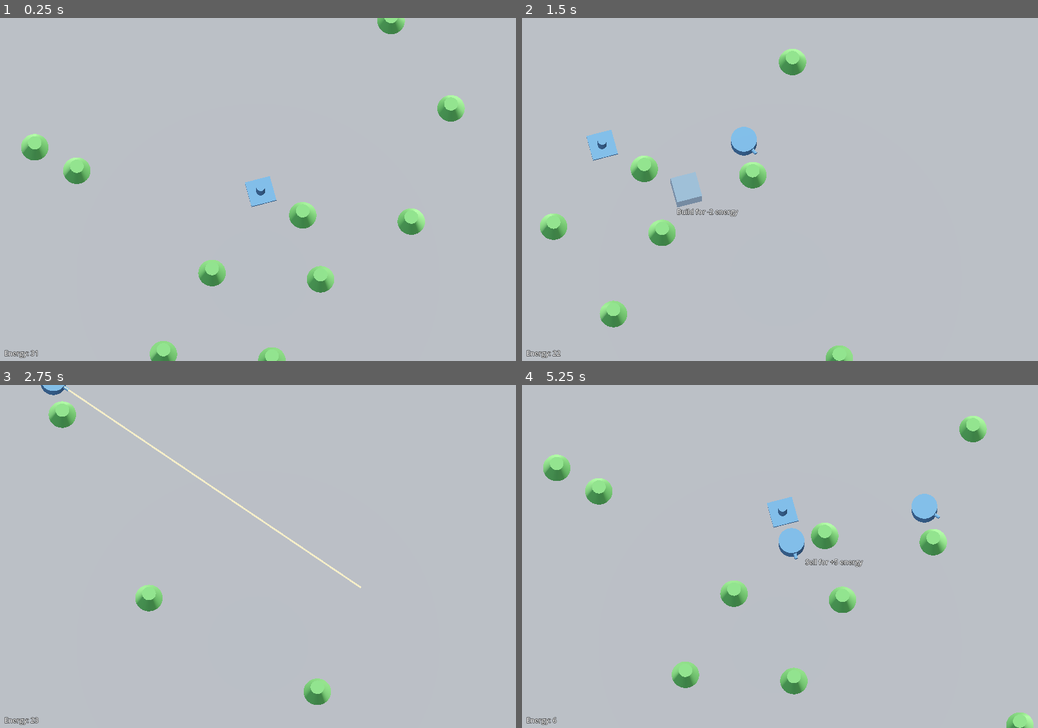
Above: before the commit, frames 1-4 (two rows, left to right).
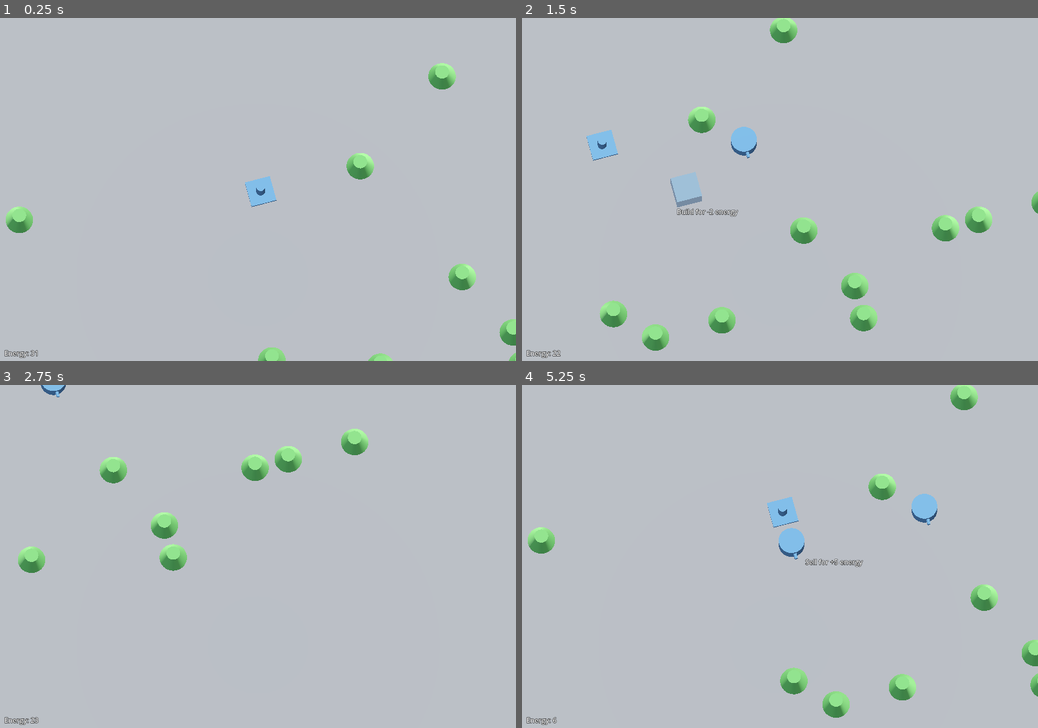
Above: after the commit, the same moments.

Repository: mcjohnalds/machine-extinction-event
Game: Godot game, scene res://main.tscn
Two runs of this game, one before a commit and one after it. Both use one fixed random seed, a clock stepped at 60 frames per second and the inputs below.
Inputs (mouse positions are in pixels of both pictures, inside the frame that each line leads up to):
- Up to frame 1 (0.25 s): no input
- Up to frame 2 (1.5 s): tap Enter at 0.5 s; move the mouse to (893, 172) at 0.52 s; hold D 0.53-1.28 s; tap 1 at 0.6 s; click (893, 172) at 0.67 s; move the mouse to (676, 206) at 1.27 s; hold S from 1.28 s (still down); tap 2 at 1.35 s
- Up to frame 3 (2.75 s): move the mouse to (309, 481) at 2.02 s; release S at 2.03 s; hold D from 2.03 s (still down); tap 3 at 2.1 s
- Up to frame 4 (5.25 s): move the mouse to (754, 625) at 2.77 s; release D at 2.78 s; hold W 2.78-3.53 s; tap one key every 0.75 s from 2.85 s: 1 2 3 1; click (754, 625) at 2.92 s; move the mouse to (934, 607) at 3.52 s; hold A 3.53-5.03 s; move the mouse to (625, 505) at 4.27 s; move the mouse to (805, 556) at 5.02 s; hold S from 5.03 s (still down); click (805, 556) at 5.17 s

The runs differ from the first frame. In frame 1, 4.3% of the frame differs, in the area x 1-100%, y 0-100%; in frame 2, 4.8%; in frame 3, 3.6%; in frame 4, 5.0%.

Commit message:
enemy spawning

Diff:
--- a/main.gd
+++ b/main.gd
@@ -1,6 +1,8 @@
 class_name Main extends Node3D
 
+const ENEMY_SPAWN_DISTANCE_FROM_PLAYER := 15.0
 const CAMERA_SPEED = 7.0
+const TURRET_RADIUS = 7.0
 enum BuildingType {TURRET, WALL, MINE, INVALID}
 const BUILDING_ENERGY_COST = {
 	BuildingType.TURRET: 10,
@@ -41,8 +43,8 @@
 	make_ghost_transparent()
 	start_enemy_spawn_loop()
 	start_energy_loop()
-	for row in range(-100, 100):
-		for col in range(-100, 100):
+	for row in range(-1000, 1000):
+		for col in range(-1000, 1000):
 			if randf() < 0.03 and (row != 0 or col != 0):
 				var uranium := uranium_scene.instantiate() as Node3D
 				uranium.position.x = row
@@ -147,7 +149,13 @@
 						< turret.position.distance_to(nearest_enemy.position)
 				):
 					nearest_enemy = enemy
-			if get_time() - turret.last_fired_at > 2.0:
+			if (
+				get_time() - turret.last_fired_at > 2.0
+				and (
+					nearest_enemy.position.distance_to(turret.position)
+					< TURRET_RADIUS
+				)
+			):
 				turret.last_fired_at = get_time()
 				add_tracer(turret, nearest_enemy)
 				nearest_enemy.queue_free()
@@ -188,16 +196,48 @@
 
 
 func start_enemy_spawn_loop() -> void:
-	var t := 2.0
+	var enemies_per_wave := 1.0
 	while true:
-		var enemy := enemy_scene.instantiate() as Node3D
-		enemy.position = Vector3(10.0, 0.0, 10.0)
-		enemy.position.x += randf_range(-3.0, 3.0)
-		enemy.position.z += randf_range(-3.0, 3.0)
-		enemies.add_child(enemy)
-		await get_tree().create_timer(t).timeout
-		t -= 0.03
-		t = maxf(t, 0.1)
+		var min_x := 0.0
+		var max_x := 0.0
+		var min_z := 0.0
+		var max_z := 0.0
+		for building: Node3D in buildings.get_children():
+			min_x = minf(min_x, building.position.x)
+			max_x = maxf(min_x, building.position.x)
+			min_z = minf(min_z, building.position.z)
+			max_z = maxf(min_z, building.position.z)
+		var cluster_position := Vector3.ZERO
+		match randi_range(0, 2):
+			0: # Top
+				cluster_position = Vector3(
+					randf_range(min_x, max_x),
+					0.0,
+					min_z - ENEMY_SPAWN_DISTANCE_FROM_PLAYER
+				)
+			1: # Left
+				cluster_position = Vector3(
+					min_x - ENEMY_SPAWN_DISTANCE_FROM_PLAYER,
+					0.0,
+					randf_range(min_z, max_z)
+				)
+			2: # Right
+				cluster_position = Vector3(
+					max_x + ENEMY_SPAWN_DISTANCE_FROM_PLAYER,
+					0.0,
+					randf_range(min_z, max_z)
+				)
+
+		for i in floori(enemies_per_wave):
+			var enemy := enemy_scene.instantiate() as Node3D
+			enemy.position = Vector3(
+				cluster_position.x + randf_range(-3.0, 3.0),
+				0.0,
+				cluster_position.z + randf_range(-3.0, 3.0),
+			)
+			enemies.add_child(enemy)
+		enemies_per_wave *= 2
+		await get_tree().create_timer(10.0).timeout
 
 
 func start_energy_loop() -> void:
--- a/main.tscn
+++ b/main.tscn
@@ -87,8 +87,8 @@
 
 [node name="TooltipLabel" type="Label" parent="UI"]
 unique_name_in_owner = true
-offset_left = 570.0
+offset_left = 600.0
 offset_top = 400.0
-offset_right = 688.0
+offset_right = 718.0
 offset_bottom = 423.0
 text = "-10 energy"
